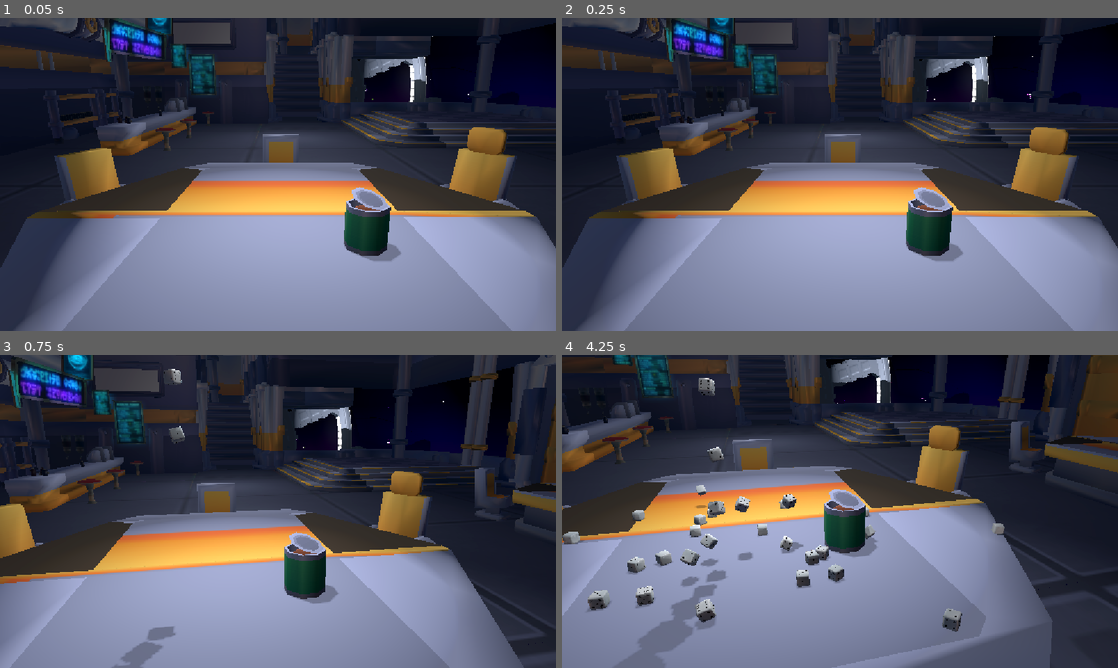
Above: before the commit, frames 1-4 (two rows, left to right).
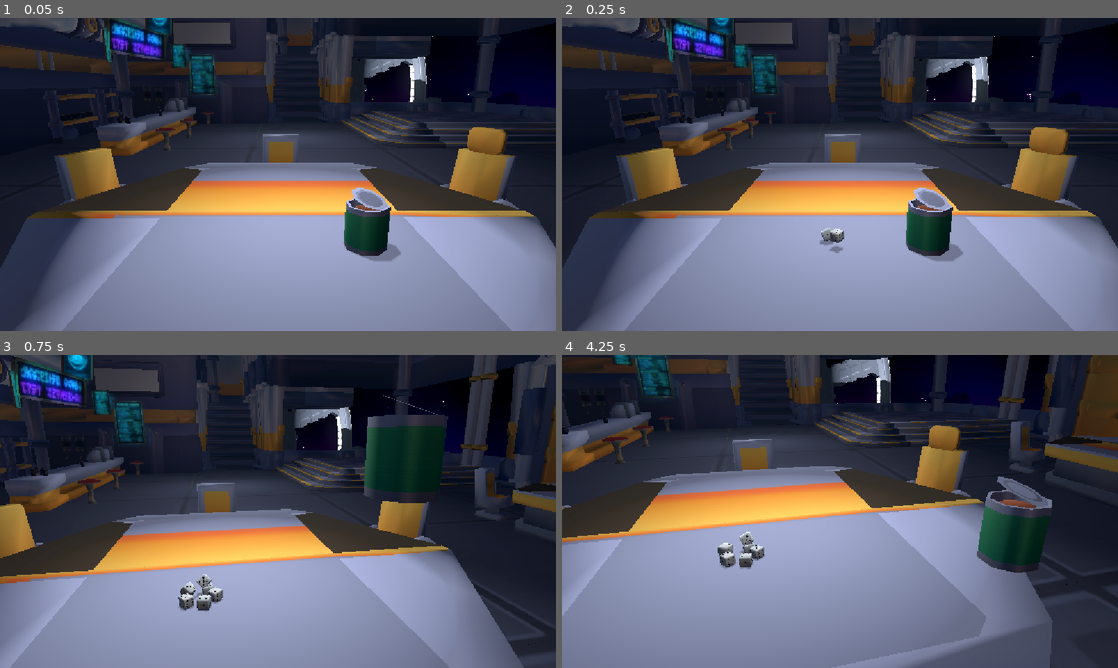
Above: after the commit, the same moments.

Repository: broskiiiadactyl/dice_game
Game: Godot game, scene res://Main.tscn
Same seed, same stepped clock (60 frames per second), same inputs: the game is played once before the commit and once after it.
Inputs (mouse positions are in pixels of both pictures, inside the frame that each line leads up to):
- Up to frame 1 (0.05 s): no input
- Up to frame 2 (0.25 s): no input
- Up to frame 3 (0.75 s): move the mouse to (400, 495) at 0.52 s; press the mouse at (400, 495) at 0.53 s
- Up to frame 4 (4.25 s): right-click (962, 495) at 0.8 s; move the mouse to (728, 527) at 1.27 s; release the mouse at (728, 527) at 1.28 s; right-click (728, 527) at 1.35 s; click (728, 527) at 1.55 s; move the mouse to (895, 442) at 2.02 s; press the mouse at (895, 442) at 2.03 s; right-click (895, 442) at 2.3 s; move the mouse to (812, 574) at 2.77 s; release the mouse at (812, 574) at 2.78 s; right-click (812, 574) at 2.85 s; click (812, 574) at 3.05 s; move the mouse to (1006, 558) at 3.52 s; press the mouse at (1006, 558) at 3.53 s; right-click (1006, 558) at 3.8 s

Frame 1 is identical in both runs. In frame 2, 0.2% of the frame differs, in the area x 46-51%, y 67-76%; in frame 3, 5.5%; in frame 4, 8.7%, in the area x 0-89%, y 7-99%.

Commit message:
Dice placement
-dice place in a circle (wip)

Diff:
--- a/Assets/Cups/Scenes/player_cup.tscn
+++ b/Assets/Cups/Scenes/player_cup.tscn
@@ -13,6 +13,9 @@
 stream_0/stream = ExtResource("4_8fivo")
 stream_1/stream = ExtResource("5_0mrrs")
 
+[sub_resource type="BoxShape3D" id="BoxShape3D_p1f1a"]
+size = Vector3(0.24316406, 0.37677002, 0.037109375)
+
 [node name="Player Cup" type="Node3D" unique_id=2144877282]
 script = ExtResource("1_u0t1n")
 
@@ -22,6 +25,7 @@
 [node name="can-open2" parent="Models" unique_id=1977177218 instance=ExtResource("2_7hcfj")]
 
 [node name="Normal Die" parent="." unique_id=1272245559 instance=ExtResource("3_1p8gh")]
+transform = Transform3D(0.1, 0, 0, 0, 0.1, 0, 0, 0, 0.1, 0, 0, 0)
 visible = false
 
 [node name="Shaker Sound" type="AudioStreamPlayer3D" parent="." unique_id=1358365313]
@@ -34,3 +38,21 @@
 unique_name_in_owner = true
 wait_time = 0.1
 one_shot = true
+
+[node name="Cup Collision" type="StaticBody3D" parent="." unique_id=1468980321]
+
+[node name="CollisionShape3D" type="CollisionShape3D" parent="Cup Collision" unique_id=975815531]
+transform = Transform3D(1, 0, 0, 0, 1, 0, 0, 0, 1, 0, 0.19082642, 0.12792969)
+shape = SubResource("BoxShape3D_p1f1a")
+
+[node name="CollisionShape3D4" type="CollisionShape3D" parent="Cup Collision" unique_id=1738388159]
+transform = Transform3D(1, 0, 0, 0, 1, 0, 0, 0, 1, 0, 0.19082642, -0.12676638)
+shape = SubResource("BoxShape3D_p1f1a")
+
+[node name="CollisionShape3D2" type="CollisionShape3D" parent="Cup Collision" unique_id=2059400054]
+transform = Transform3D(-4.371139e-08, 0, -1, 0, 1, 0, 1, 0, -4.371139e-08, -0.123996735, 0.19082642, -0.0061208904)
+shape = SubResource("BoxShape3D_p1f1a")
+
+[node name="CollisionShape3D3" type="CollisionShape3D" parent="Cup Collision" unique_id=957326514]
+transform = Transform3D(-4.371139e-08, 0, -1, 0, 1, 0, 1, 0, -4.371139e-08, 0.12567233, 0.19082642, -0.0061208904)
+shape = SubResource("BoxShape3D_p1f1a")
--- a/Main.tscn
+++ b/Main.tscn
@@ -56,9 +56,9 @@
 
 [node name="Dice Spawner" parent="Player" unique_id=1254509806 instance=ExtResource("2_r0du0")]
 unique_name_in_owner = true
-transform = Transform3D(1, 0, 0, 0, 1, 0, 0, 0, 1, -1.4055035, 2.8396602, 6.1394296)
+transform = Transform3D(1.0000007, 0, -2.0861626e-07, 0, 1, 0, 2.0861626e-07, 0, 1.0000007, -1.3277878, 0.8955653, 6.1128945)
 spawn_scene = ExtResource("1_glv2v")
-spawn_count = 50
+spawn_count = 6
 use_random_rotation = true
 rotation_range = Vector3(5, 5, 5)
 spawn_timer = 0.1
--- a/Scripts/main.gd
+++ b/Scripts/main.gd
@@ -1,22 +1,51 @@
 extends Node3D
 
-@onready var camera : Camera3D = $Camera3D
+@onready var camera : Camera3D = %"Player Camera"
 @onready var cup : Node3D = %"Player Cup"
-var is_holding : bool = true
+@onready var cup_pos : Vector3 = cup.global_position
+var is_holding : bool = false
+var is_shaking : bool = false
+
+@export_group("Shake Parameters")
+@export var shake_height : float = 0.15
+@export var shake_speed : float = 25
+var time_passed : float = 0.0
 
 # Called when the node enters the scene tree for the first time.
 func _ready() -> void:
 	pass # Replace with function body.
 
 
-## Called every frame. 'delta' is the elapsed time since the previous frame.
-#func _process(delta: float) -> void:
-	#var mouse_pos : Vector2 = get_viewport().get_mouse_position()
-	#var ray_start : Vector3 = camera.project_ray_origin(mouse_pos)
-	#var ray_direction : Vector3 = camera.project_ray_normal(mouse_pos)
-	#
-	#var plane := Plane(Vector3.FORWARD, global_position.z - 7)
-	#var intersection : Vector3 = plane.intersects_ray(ray_start, ray_direction)
-	#
-	#if intersection:
-		#cup.global_position = intersection
+# Called every frame. 'delta' is the elapsed time since the previous frame.
+func _process(delta: float) -> void:
+	if is_holding:
+		follow_mouse()
+	if is_shaking:
+		shake_cup(delta)
+
+func _unhandled_input(event: InputEvent) -> void:
+	if event.is_action_pressed("LMB"):
+		is_holding = true
+	elif event.is_action_released("LMB"):
+		is_holding = false
+		cup.global_position = cup_pos
+
+	if is_holding and event.is_action_pressed("RMB"):
+		is_shaking = true
+	elif (not is_holding and is_shaking) or event.is_action_released("RMB"):
+		is_shaking = false
+
+func follow_mouse() -> void:
+	var mouse_pos : Vector2 = get_viewport().get_mouse_position()
+	var ray_start : Vector3 = camera.project_ray_origin(mouse_pos)
+	var ray_direction : Vector3 = camera.project_ray_normal(mouse_pos)
+
+	var plane := Plane(Vector3.FORWARD, global_position.z - 7)
+	var intersection : Vector3 = plane.intersects_ray(ray_start, ray_direction)
+
+	if intersection:
+		cup.global_position = intersection
+
+func shake_cup(delta: float) -> void:
+	time_passed += delta
+	cup.global_position.y = cup.global_position.y + sin(time_passed * shake_speed) * shake_height
--- a/Scripts/player_cup.gd
+++ b/Scripts/player_cup.gd
@@ -14,7 +14,7 @@
 @onready var shaker_sound : AudioStreamPlayer3D = %"Shaker Sound"
 @onready var shaker_timer : Timer = %"Shake Sound Timer"
 var last_pos : Vector3
-@export var shake_distance : float = 0.1
+@export var shake_distance : float = 0.05
 var is_shaking : bool = false
 
 func _ready() -> void:
@@ -45,7 +45,6 @@
 
 	if last_pos.distance_to(global_position) >= shake_distance:
 		play_shaker_sound()
-		print("try play")
 	else:
 		is_shaking = false
 
@@ -67,4 +66,3 @@
 	if shaker_timer.is_stopped():
 		shaker_sound.play()
 		shaker_timer.start()
-		print("play")
--- a/Scripts/spawner.gd
+++ b/Scripts/spawner.gd
@@ -7,11 +7,14 @@
 @export_group("Spawn Parameters")
 @export var spawn_scene: PackedScene
 @export var spawn_count := 5
-@export var use_random_offset := false
-@export var spawn_range := Vector3(0,0,0)
+#@export var use_random_offset := false
+#@export var spawn_range := Vector3(0,0,0)
 @export var use_random_rotation := false
 @export var rotation_range := Vector3(0,0,0)
 @export var spawn_timer := 0.0
+
+@export_group("Dice Placement")
+@export var radius : float = 0.1
 
 func _ready() -> void:
 	spawn_objects()
@@ -22,17 +25,21 @@
 		return
 
 	for i in range(spawn_count):
-		var x := spawn_range.x
-		var y := spawn_range.y
-		var z := spawn_range.z
-
-		var pos = global_transform.origin
-		if use_random_offset:
-			pos += Vector3(
-				randf_range(-x, x),
-				randf_range(-y, y),
-				randf_range(-z, z)
-			)
+		#var x := spawn_range.x
+		#var y := spawn_range.y
+		#var z := spawn_range.z
+		#
+		#var pos = global_transform.origin
+		#if use_random_offset:
+			#pos += Vector3(
+				#randf_range(-x, x),
+				#randf_range(-y, y),
+				#randf_range(-z, z)
+			#)
+		#var pos = global_position
+		#if i == 1:
+			#
+		var pos = place_dice(global_position, i)
 
 		var rot_x := rotation_range.x
 		var rot_y := rotation_range.y
@@ -55,5 +62,12 @@
 		instance.global_position = pos
 		instance.global_rotation = rot
 
+func place_dice(center: Vector3, dice: int) -> Vector3:
+
+	var angle : float = ((2 * PI) / (spawn_count - 1)) * (dice - 1)
+	var point = Vector2(center.x, center.z) + Vector2(cos(angle), sin(angle)) * radius
+	return Vector3(point.x, center.y, point.y)
+
+
 func wait(seconds: float) -> void:
 	await get_tree().create_timer(seconds).timeout
--- a/project.godot
+++ b/project.godot
@@ -25,9 +25,18 @@
 window/stretch/mode="canvas_items"
 window/stretch/aspect="expand"
 
-[layer_names]
+[input]
 
-3d_physics/layer_8="dice faces"
+LMB={
+"deadzone": 0.2,
+"events": [Object(InputEventMouseButton,"resource_local_to_scene":false,"resource_name":"","device":-1,"window_id":0,"alt_pressed":false,"shift_pressed":false,"ctrl_pressed":false,"meta_pressed":false,"button_mask":1,"position":Vector2(426, 5),"global_position":Vector2(435, 53),"factor":1.0,"button_index":1,"canceled":false,"pressed":true,"double_click":false,"script":null)
+]
+}
+RMB={
+"deadzone": 0.2,
+"events": [Object(InputEventMouseButton,"resource_local_to_scene":false,"resource_name":"","device":-1,"window_id":0,"alt_pressed":false,"shift_pressed":false,"ctrl_pressed":false,"meta_pressed":false,"button_mask":2,"position":Vector2(263, 5),"global_position":Vector2(272, 53),"factor":1.0,"button_index":2,"canceled":false,"pressed":true,"double_click":false,"script":null)
+]
+}
 
 [physics]
 
